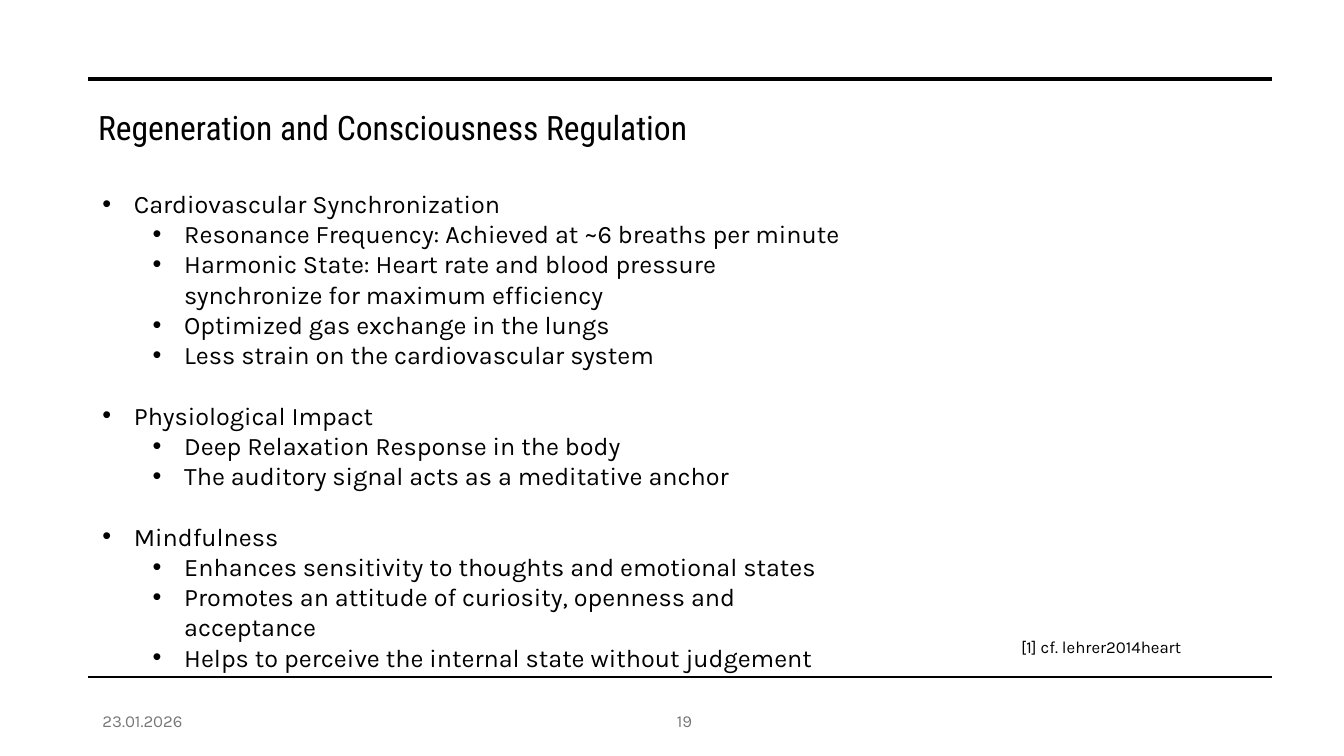
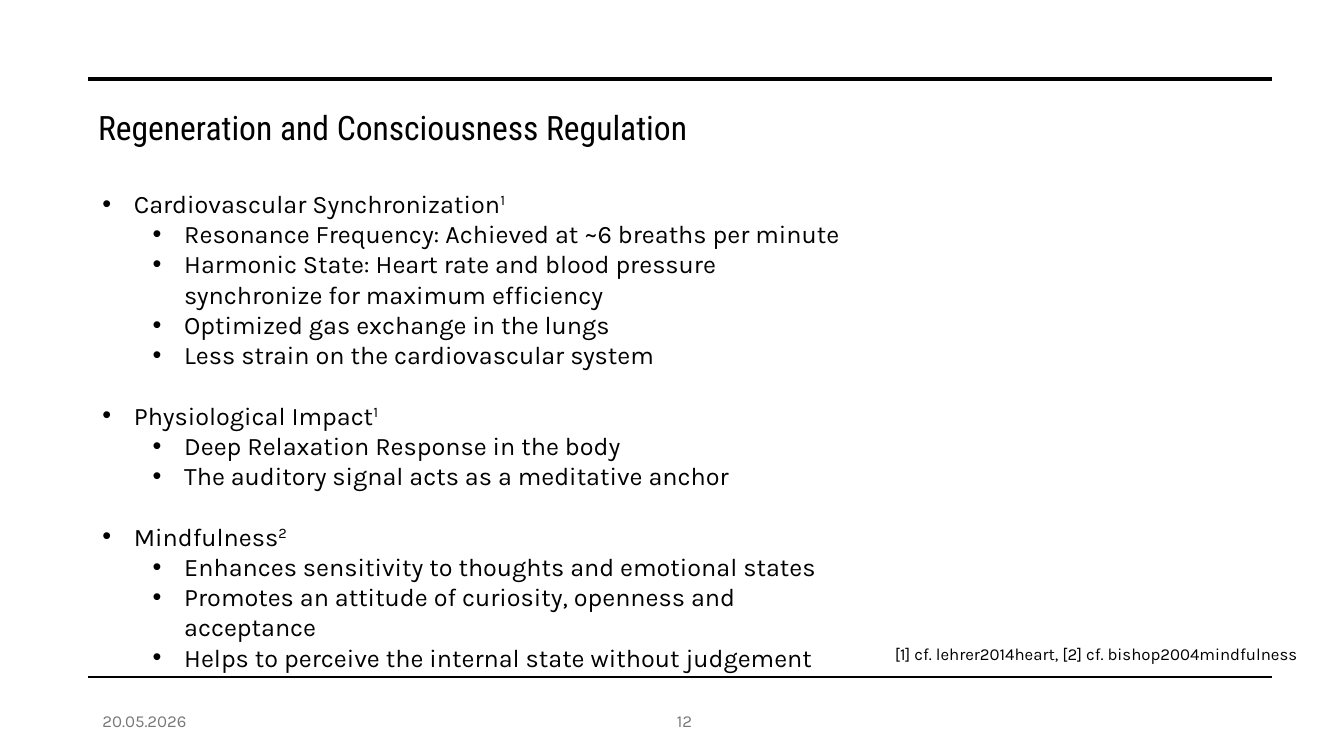
Before and after one commit to fabianprojects/fachseminar2, a slide deck: slide 12 of Vortrag Fachseminar.pptx (slide 19 before the commit). Drawn at 1344x756 pixels with LibreOffice and Linux fonts; fonts in the diff are those of the drawing. Boxes give left, top, right and bottom in pixels: in the first picture for what was removed or moved away, otherwise in the second. Text is boxed around its words. In the diff, an @@ line names an element or a change of style, - is before the commit and + after.

```diff
--- a/Vortrag Fachseminar.pptx
+++ b/Vortrag Fachseminar.pptx
@@ text at <box>134,195,307,214</box>: text changed @@
-• Cardiovascular Synchronization
+• Cardiovascular Synchronization1
@@ text at <box>134,407,286,431</box>: text changed @@
-• Physiological Impact
+• Physiological Impact1
@@ text at <box>134,528,278,547</box>: text changed @@
-• Mindfulness
+• Mindfulness2
@@ text at <box>895,647,1298,664</box>: text changed @@
-[1] cf. lehrer2014heart
+[1] cf. lehrer2014heart, [2] cf. bishop2004mindfulness
@@ text at <box>102,716,186,727</box>: text changed @@
-23.01.2026
+20.05.2026
@@ page number at <box>677,716,692,727</box>: text changed @@
-19
+12
```
Also in this commit, not shown: 21 other slides changed, 8 slides removed, 44 other files.
